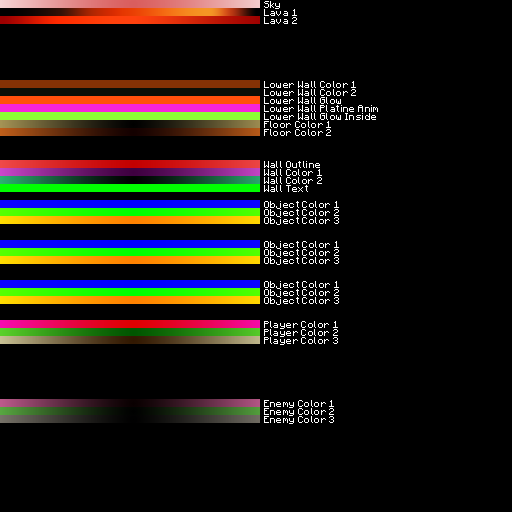
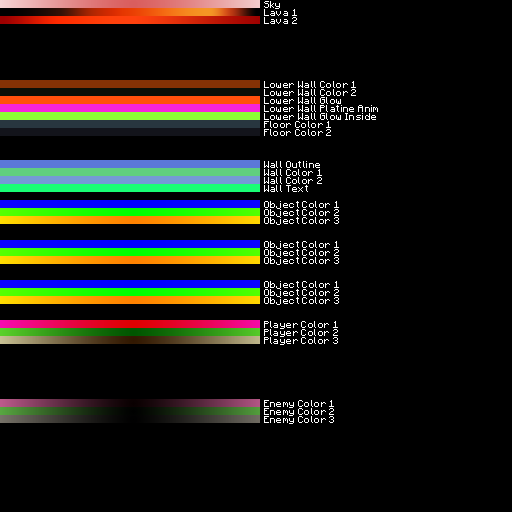
Layered file, before and after one edit (512×512). Changes by layer:
painted on "Rectangle 1 copy 4" over (0, 120, 260, 128)
painted on "Rectangle 1 copy 5" over (0, 128, 260, 136)
painted on "Rectangle 1" (3rd of 8, in "Wall") over (0, 160, 260, 168)
painted on "Rectangle 1 copy" (3rd of 8, in "Wall") over (0, 168, 260, 176)
painted on "Rectangle 1 copy 2" (3rd of 8, in "Wall") over (0, 176, 260, 184)
painted on "Rectangle 1 copy 3" over (0, 184, 260, 192)
